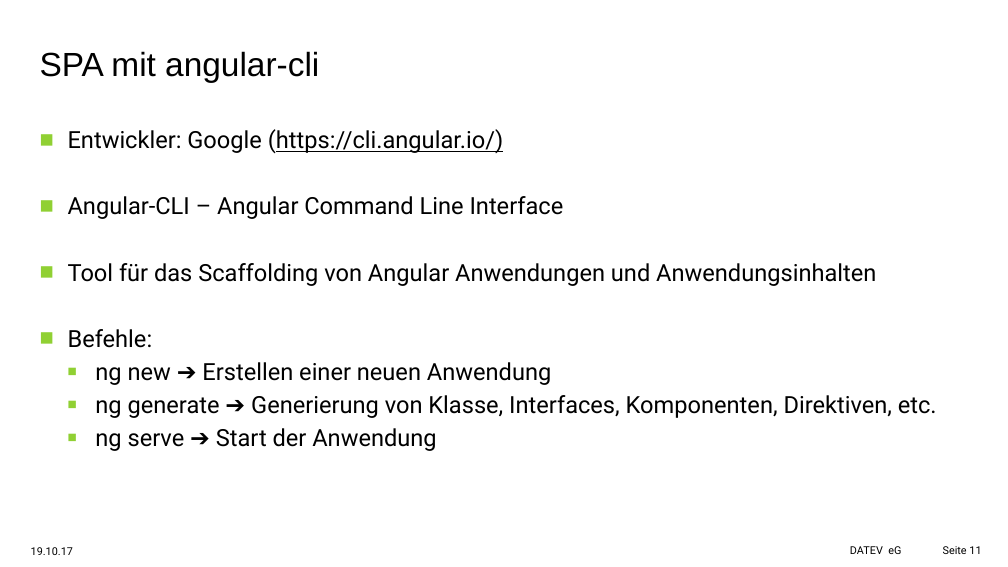
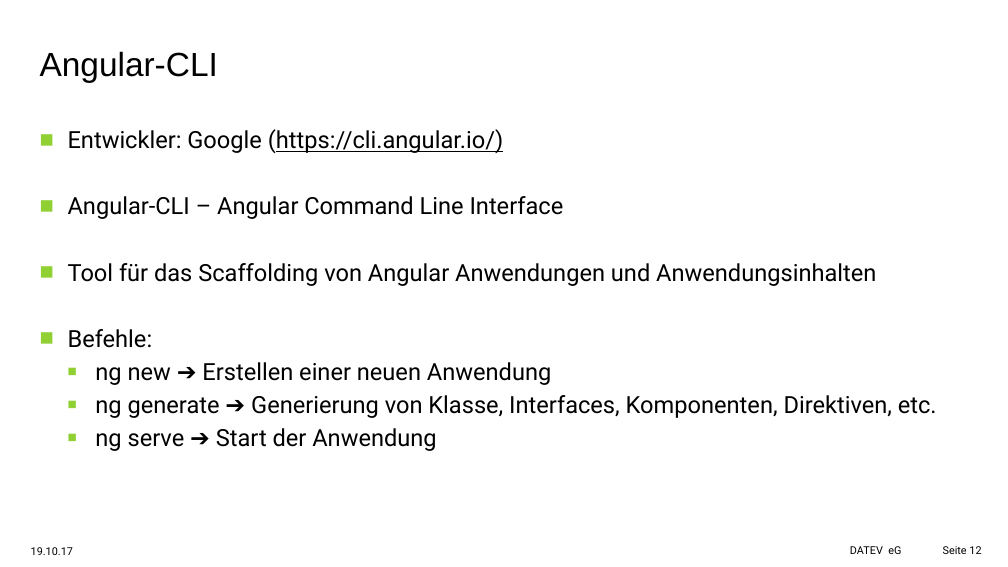
Before and after one commit to aawada78/angular-workshop, a slide deck: slide 12 of docs/Angular-Workshop-20.10.pptx (slide 11 before the commit). Drawn at 1008x567 pixels with LibreOffice and Linux fonts; fonts in the diff are those of the drawing; background and template pictures are left out. Boxes give left, top, right and bottom in pixels: in the first picture for what was removed or moved away, otherwise in the second. Text is boxed around its words. In the diff, an @@ line names an element or a change of style, - is before the commit and + after.

```diff
--- a/docs/Angular-Workshop-20.10.pptx
+++ b/docs/Angular-Workshop-20.10.pptx
@@ title at [40, 51, 218, 82]: text changed @@
-SPA mit angular-cli
+Angular-CLI
@@ page number at [943, 546, 981, 554]: text changed @@
-Seite 11
+Seite 12
```
Also in this commit, not shown: 11 other slides changed, 3 slides added, 6 other files.
